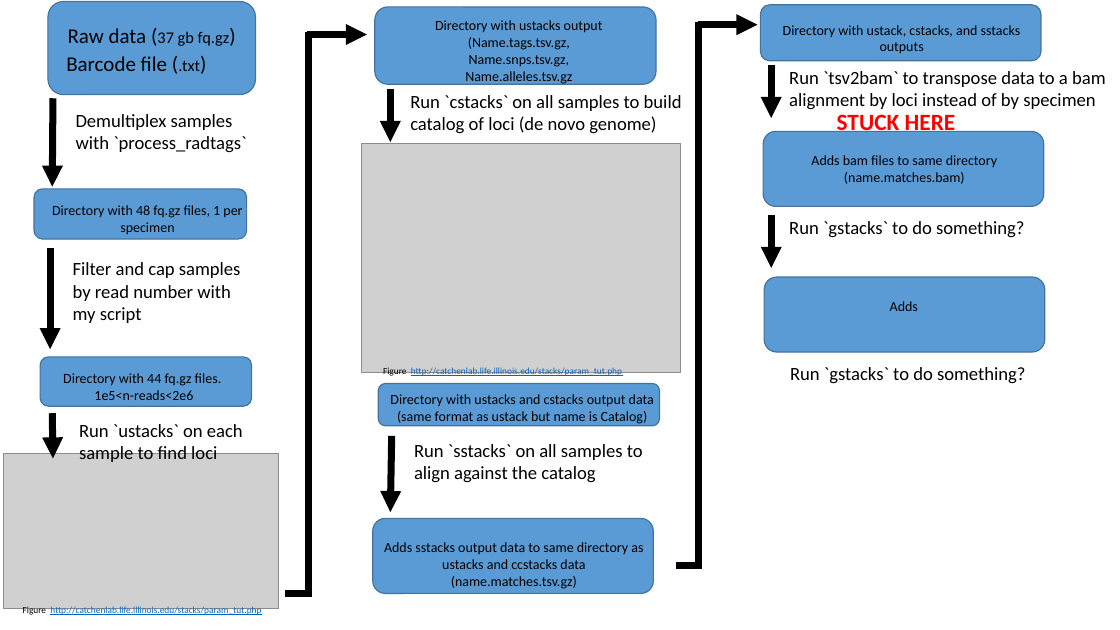
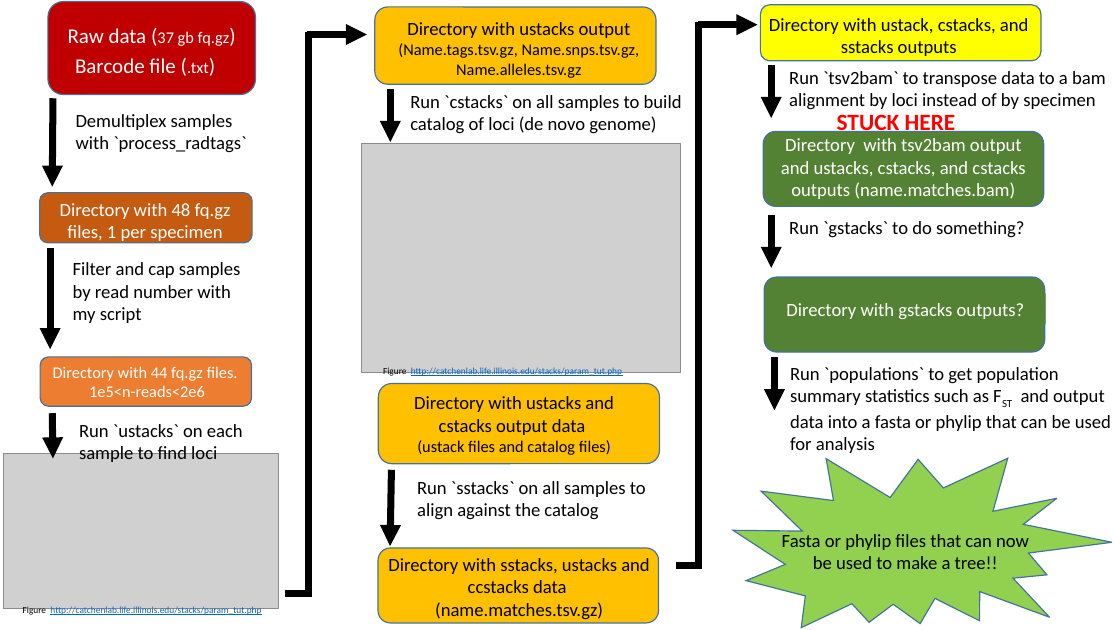
Before and after one commit to fish546-2018/Jenny-Snailfish, a slide deck: slide 6 of progress/flowchart.pptx (slide 1 before the commit). Drawn at 1120x630 pixels with LibreOffice and Linux fonts; fonts in the diff are those of the drawing; grey boxes stand for pictures. Boxes give left, top, right and bottom in pixels: in the first picture for what was removed or moved away, otherwise in the second. Text is boxed around its words. In the diff, an @@ line names an element or a change of style, - is before the commit and + after.

```diff
--- a/progress/flowchart.pptx
+++ b/progress/flowchart.pptx
@@ text "Raw data (37 gb fq.gz)" at (68, 28, 230, 46): text colour #000000 to #FFFFFF @@
@@ rounded rectangle at (48, 2, 255, 95): fill #5B9BD5 to #C00000 @@
@@ text at (398, 22, 640, 58): text changed; size 12 to 14 pt @@
-Directory with ustacks output (Name.tags.tsv.gz,
-Name.snps.tsv.gz,
+Directory with ustacks output (Name.tags.tsv.gz, Name.snps.tsv.gz,
@@ text "Directory with ustack, cstacks, and ...": place and size @@
-text "Directory with ustack, cstacks, and ..." at (783, 25, 1021, 54)
+text "Directory with ustack, cstacks, and ..." at (769, 18, 1028, 56)
@@ text "Directory with ustack, cstacks, and ..." at (769, 18, 1028, 56): size 12 to 16 pt @@
@@ rounded rectangle at (760, 5, 1041, 61): fill #5B9BD5 to #FFFF00 @@
@@ text "Barcode file (.txt)" at (75, 58, 209, 73): text colour #000000 to #FFFFFF @@
@@ text "Barcode file (.txt)": place and size @@
-text "Barcode file (.txt)" at (66, 56, 200, 71)
+text "Barcode file (.txt)" at (75, 58, 209, 73)
@@ text at (456, 63, 581, 78): size 12 to 14 pt in "Name.alleles.tsv.gz" @@
@@ rounded rectangle at (764, 131, 1044, 206): fill #5B9BD5 to #548235 @@
@@ text at (781, 138, 1025, 199): text changed; size 12 to 16 pt; text colour #000000 to #FFFFFF @@
-Adds bam files to same directory (name.matches.bam)
+Directory with tsv2bam output and ustacks, cstacks, and cstacks outputs (name.matches.bam)
@@ text "Directory with 48 fq.gz files, ..." at (60, 203, 231, 244): size 12 to 16 pt, text colour #000000 to #FFFFFF @@
@@ rounded rectangle: place and size @@
-rounded rectangle at (34, 189, 247, 239)
+rounded rectangle at (39, 192, 252, 243)
@@ rounded rectangle at (39, 192, 252, 243): fill #5B9BD5 to #C55A11 @@
@@ rounded rectangle at (765, 277, 1045, 352): fill #5B9BD5 to #548235 @@
@@ text at (786, 303, 1024, 319): text changed; size 12 to 16 pt; text colour #000000 to #FFFFFF @@
-Adds
+Directory with gstacks outputs?
@@ text "Directory with 44 fq.gz files.": place and size @@
-text "Directory with 44 fq.gz files." at (63, 373, 222, 400)
+text "Directory with 44 fq.gz files." at (53, 366, 238, 397)
@@ text "Directory with 44 fq.gz files." at (53, 366, 238, 397): size 12 to 14 pt, text colour #000000 to #FFFFFF @@
@@ rounded rectangle at (40, 357, 252, 407): fill #5B9BD5 to #ED7D31 @@
@@ arrow added from (775, 357) to (775, 410), #000000 6 pt @@
@@ fill #5B9BD5 to #FFC000 in 3 elements at (375, 7, 656, 84), (378, 548, 659, 623), (378, 384, 660, 464) @@
@@ rounded rectangle: place and size @@
-rounded rectangle at (378, 384, 660, 426)
+rounded rectangle at (378, 384, 660, 464)
@@ text at (790, 367, 1111, 453): text changed @@
-Run `gstacks` to do something?
+Run `populations` to get population summary statistics such as FST and output data into a fasta or phylip that can be used for analysis
@@ text at (414, 396, 613, 455): text changed; size 12 to 16 pt @@
-Directory with ustacks and cstacks output data (same format as ustack but name is Catalog)
+Directory with ustacks and cstacks output data
+(ustack files and catalog files)
@@ irregular seal added at (718, 410, 1120, 630), fill #92D050, outline #43739E 1 pt @@
@@ arrow moved from (392, 436) - (391, 513) to (392, 470) - (390, 546) @@
@@ text "Run `sstacks` on all samples ...": place and size @@
-text "Run `sstacks` on all samples ..." at (414, 444, 643, 483)
+text "Run `sstacks` on all samples ..." at (417, 481, 646, 520)
@@ text added at (782, 534, 1029, 569), 16 pt, text #000000 @@
+Fasta or phylip files that can now be used to make a tree!!
@@ rounded rectangle: place and size @@
-rounded rectangle at (373, 518, 654, 593)
+rounded rectangle at (378, 548, 659, 623)
@@ text at (388, 558, 649, 620): text changed; size 12 to 16 pt @@
-Adds sstacks output data to same directory as ustacks and ccstacks data (name.matches.tsv.gz)
+Directory with sstacks, ustacks and ccstacks data
+(name.matches.tsv.gz)
```
Also in this commit, not shown: 11 slides added.
